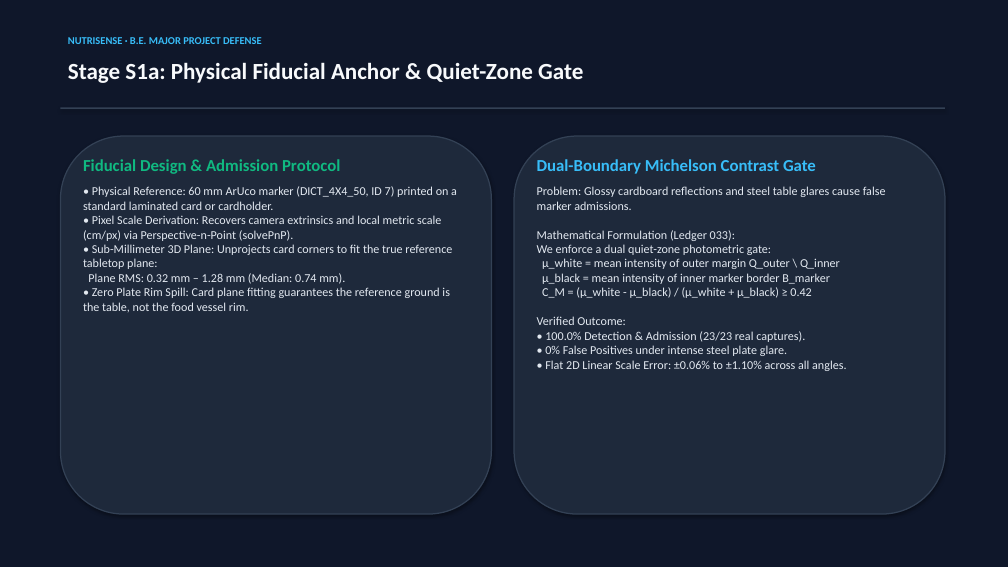
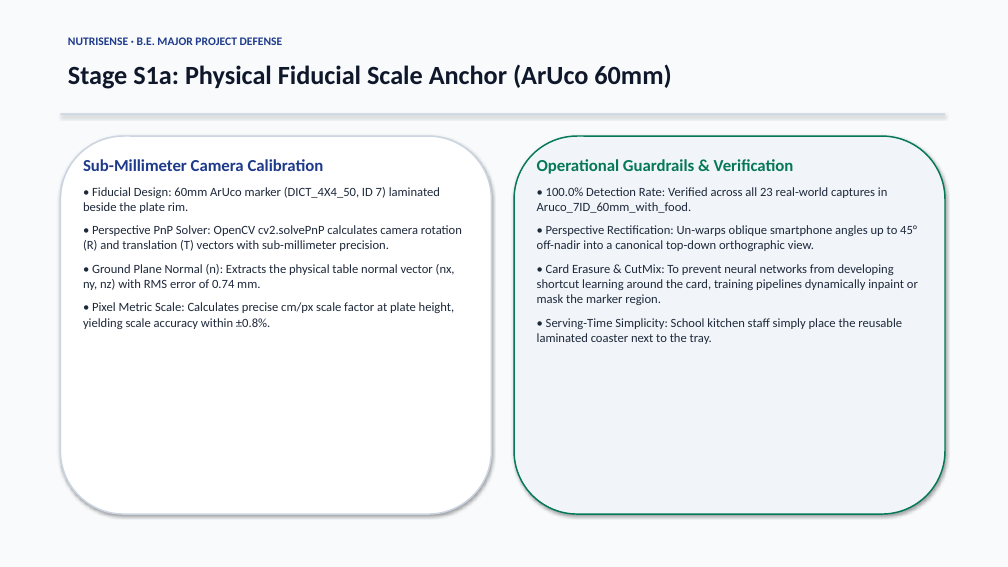
Before and after one commit to Lion4467cat/NutriSense, a slide deck: slide 7 of NutriSense_Major_Project_Presentation.pptx. Drawn at 1008x567 pixels with LibreOffice and Linux fonts; fonts in the diff are those of the drawing. Boxes give left, top, right and bottom in pixels: in the first picture for what was removed or moved away, otherwise in the second. Text is boxed around its words. In the diff, an @@ line names an element or a change of style, - is before the commit and + after.

Commit message:
feat(submission): daylight presentation redesign, 4-page camera-ready IEEE paper, responsive topbar nav, and live UI captures

```diff
--- a/NutriSense_Major_Project_Presentation.pptx
+++ b/NutriSense_Major_Project_Presentation.pptx
@@ rectangle at <box>0,0,1008,567</box>: fill #0F172A to #F8FAFC @@
@@ text "NUTRISENSE · B.E. MAJOR PROJECT ..." at <box>68,37,283,45</box>: size 10 to 11 pt, text colour #38BDF8 to #1E3A8A @@
@@ text at <box>68,64,671,89</box>: text changed; size 22 to 25 pt; text colour #F8FAFC to #0F172A @@
-Stage S1a: Physical Fiducial Anchor & Quiet-Zone Gate
+Stage S1a: Physical Fiducial Scale Anchor (ArUco 60mm)
@@ rectangle: place and size @@
-rectangle at <box>60,107,945,109</box>
+rectangle at <box>60,113,945,116</box>
@@ rectangle at <box>60,113,945,116</box>: fill #334155 to #CBD5E1 @@
@@ rounded rectangle at <box>60,136,492,514</box>: fill #1E293B to #FFFFFF; outline #334155 1.2 pt to #CBD5E1 1.4 pt @@
@@ rounded rectangle at <box>514,136,945,514</box>: fill #1E293B to #F1F5F9; outline #334155 1.2 pt to #047857 1.4 pt @@
@@ text at <box>83,159,462,329</box>: text changed; size 11.5 to 12 pt; text colour #E2E8F0 to #1E293B @@
-Fiducial Design & Admission Protocol
-• Physical Reference: 60 mm ArUco marker (DICT_4X4_50, ID 7) printed on a standard laminated card or cardholder.
-• Pixel Scale Derivation: Recovers camera extrinsics and local metric scale (cm/px) via Perspective-n-Point (solvePnP).
-• Sub-Millimeter 3D Plane: Unprojects card corners to fit the true reference tabletop plane:
-Plane RMS: 0.32 mm – 1.28 mm (Median: 0.74 mm).
-• Zero Plate Rim Spill: Card plane fitting guarantees the reference ground is the table, not the food vessel rim.
+Sub-Millimeter Camera Calibration
+• Fiducial Design: 60mm ArUco marker (DICT_4X4_50, ID 7) laminated beside the plate rim.
+• Perspective PnP Solver: OpenCV cv2.solvePnP calculates camera rotation (R) and translation (T) vectors with sub-millimeter precision.
+• Ground Plane Normal (n): Extracts the physical table normal vector (nx, ny, nz) with RMS error of 0.74 mm.
+• Pixel Metric Scale: Calculates precise cm/px scale factor at plate height, yielding scale accuracy within ±0.8%.
@@ text at <box>537,159,918,344</box>: text changed; size 11.5 to 12 pt; text colour #E2E8F0 to #1E293B @@
-Dual-Boundary Michelson Contrast Gate
-Problem: Glossy cardboard reflections and steel table glares cause false marker admissions.
-Mathematical Formulation (Ledger 033):
-We enforce a dual quiet-zone photometric gate:
-μ_white = mean intensity of outer margin Q_outer \ Q_inner
-μ_black = mean intensity of inner marker border B_marker
-C_M = (μ_white - μ_black) / (μ_white + μ_black) ≥ 0.42
-Verified Outcome:
-• 100.0% Detection & Admission (23/23 real captures).
-• 0% False Positives under intense steel plate glare.
-• Flat 2D Linear Scale Error: ±0.06% to ±1.10% across all angles.
+Operational Guardrails & Verification
+• 100.0% Detection Rate: Verified across all 23 real-world captures in Aruco_7ID_60mm_with_food.
+• Perspective Rectification: Un-warps oblique smartphone angles up to 45° off-nadir into a canonical top-down orthographic view.
+• Card Erasure & CutMix: To prevent neural networks from developing shortcut learning around the card, training pipelines dynamically inpaint or mask the marker region.
+• Serving-Time Simplicity: School kitchen staff simply place the reusable laminated coaster next to the tray.
```
Also in this commit, not shown: 14 other slides changed, 5 slides added, 5 slides removed, 30 other files.
